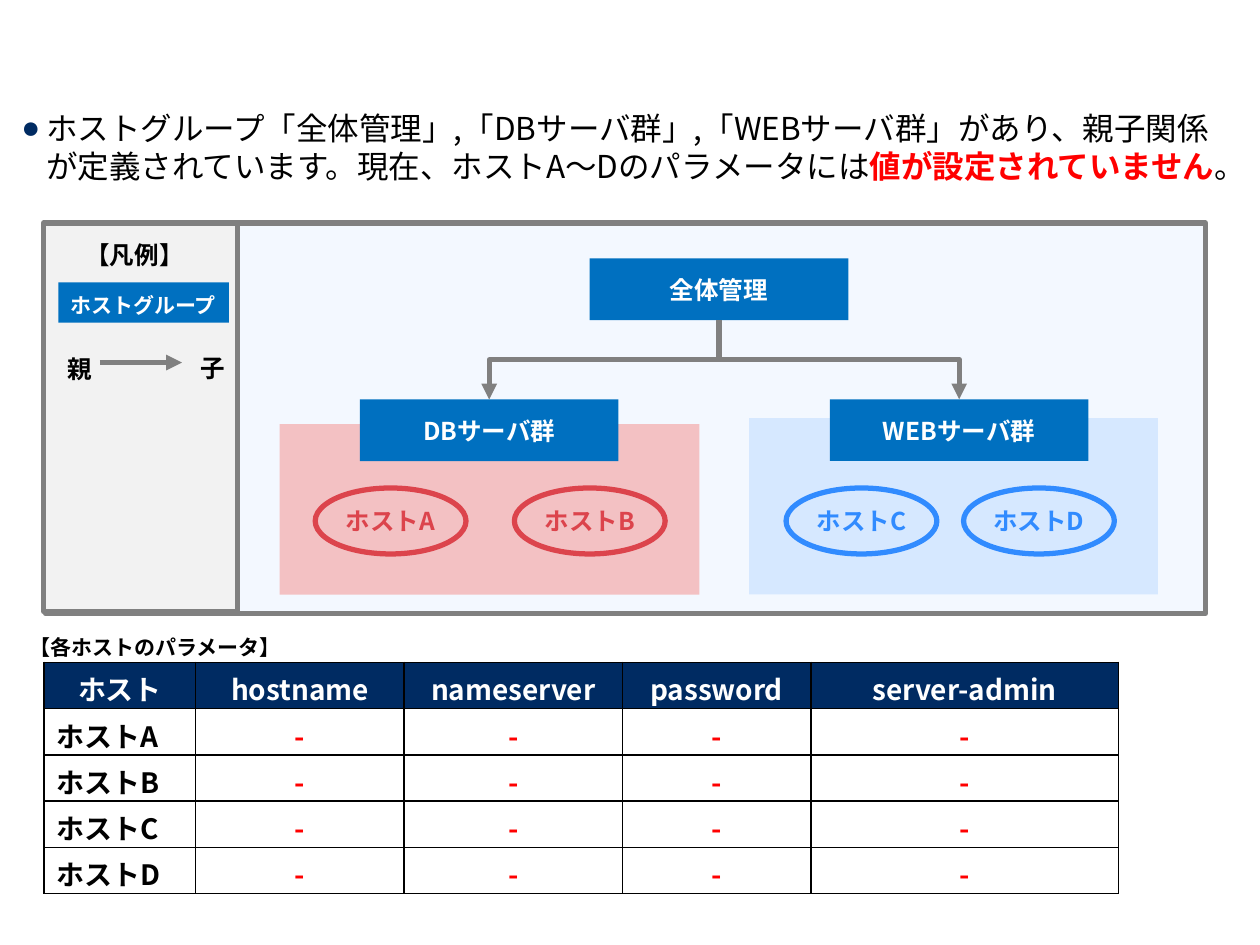
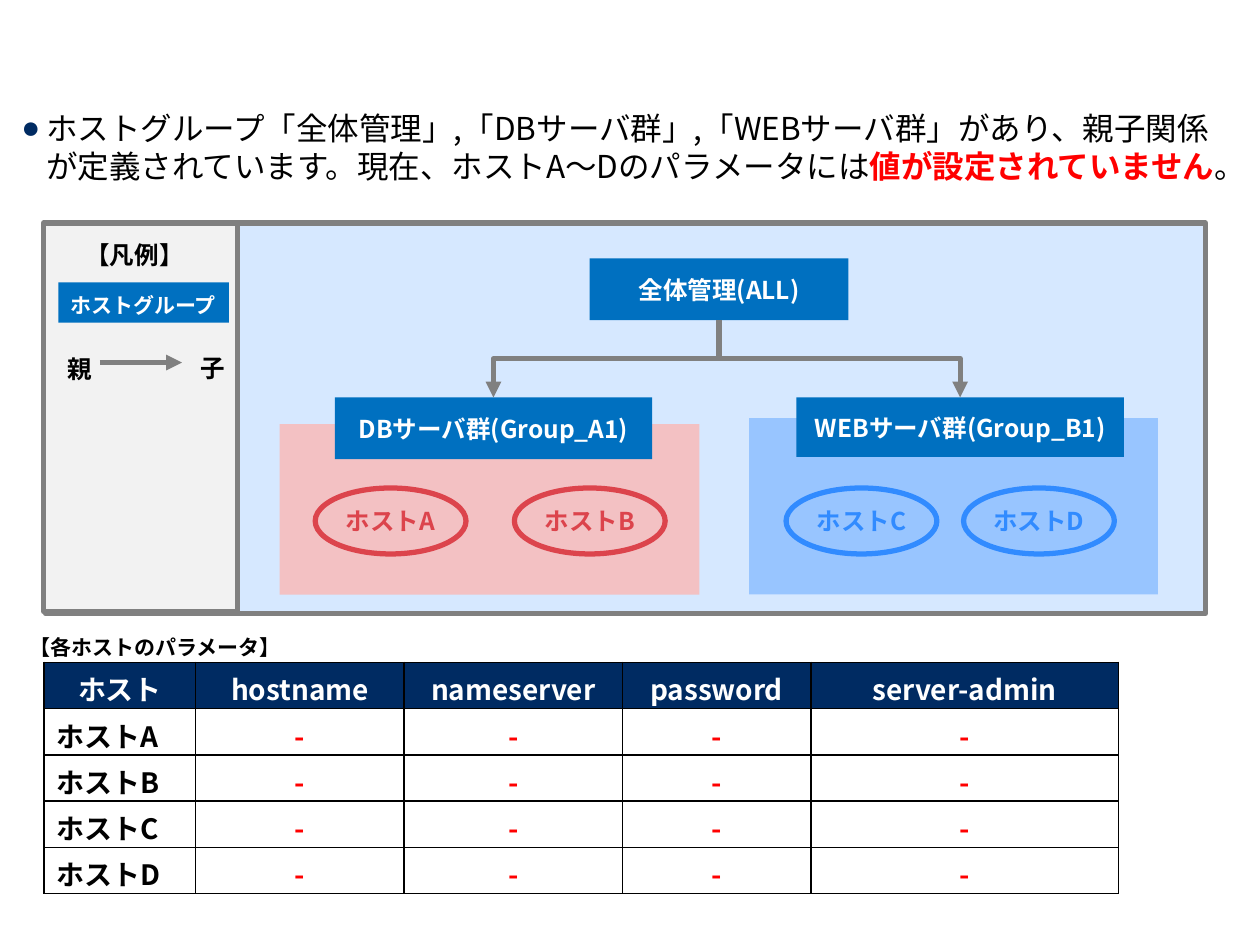
Before and after one commit to exastro-suite/it-automation-docs, a slide deck: slide 10 of asset/Learn_ja/ITA-hg-ps_classroom_lecture_ja.pptx. Drawn at 1260x945 pixels with LibreOffice and Linux fonts; fonts in the diff are those of the drawing; background and template pictures are left out. Boxes give left, top, right and bottom in pixels: in the first picture for what was removed or moved away, otherwise in the second. Text is boxed around its words. In the diff, an @@ line names an element or a change of style, - is before the commit and + after.

```diff
--- a/asset/Learn_ja/ITA-hg-ps_classroom_lecture_ja.pptx
+++ b/asset/Learn_ja/ITA-hg-ps_classroom_lecture_ja.pptx
@@ rectangle at box(45, 223, 1206, 614): fill #F3F8FF to #D6E8FF @@
@@ text in rectangle at box(639, 278, 800, 304): text changed @@
-全体管理
+全体管理(ALL)
@@ elbow arrow moved from (719, 320) - (489, 399) to (719, 320) - (494, 397) @@
@@ elbow arrow (719, 320) - (960, 397): route changed @@
@@ rectangle "DBサーバ群(Group_A1)": place and size @@
-rectangle "DBサーバ群(Group_A1)" at box(360, 399, 619, 461)
+rectangle "DBサーバ群(Group_A1)" at box(335, 397, 653, 459)
@@ text in rectangle at box(359, 417, 629, 444): text changed @@
-DBサーバ群
+DBサーバ群(Group_A1)
@@ rectangle at box(750, 418, 1158, 595): fill #D6E8FF to #98C5FF @@
@@ rectangle "WEBサーバ群(Group_B1)": place and size @@
-rectangle "WEBサーバ群(Group_B1)" at box(830, 399, 1089, 461)
+rectangle "WEBサーバ群(Group_B1)" at box(796, 397, 1124, 456)
@@ text in rectangle at box(815, 416, 1106, 443): text changed @@
-WEBサーバ群
+WEBサーバ群(Group_B1)
```
Also in this commit, not shown: 27 other slides changed, 1 other file.
